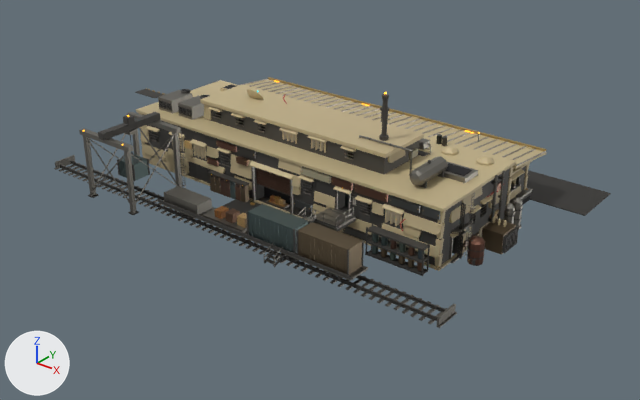
Before and after pictures for a commit that changed the Blender file assets/generated/city_neighborhood/freight_depot/freight_depot.blend.
Both versions are drawn from a 50 mm camera at (60.8, -69.0, 41.1) aimed at (5.9, -0.4, -1.4). The axes (+X, +Y, +Z) are drawn at lower left. The lights are the same throughout. The picture after the commit comes second.

Objects in the first picture: 'freight_depot'.
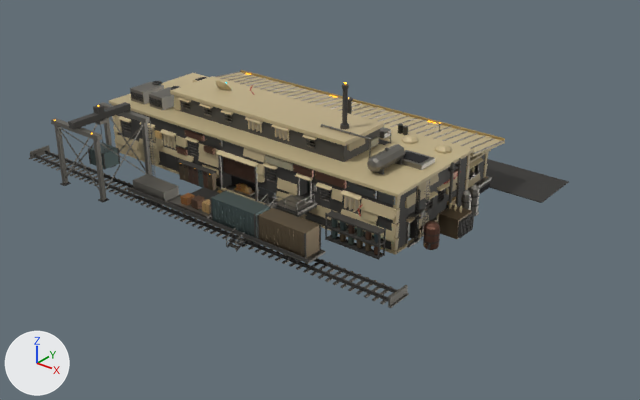
Where the change shows, as pixel boxes [x1, y1, x2, y2] in the pictures (640 x 400 px; the box of a moved part takes in the faces that stretch with it):
'freight_depot', reshaped
    before: [54, 77, 611, 328]
    after: [29, 70, 569, 308]
part 1 of me_freight_depot, moved or reshaped
    before: [498, 168, 510, 220]
    after: [458, 156, 467, 207]
part 2 of me_freight_depot, moved or reshaped
    before: [54, 77, 611, 328]
    after: [29, 70, 569, 308]
part 3 of me_freight_depot, moved or reshaped (not visible afterwards)
    before: [135, 88, 165, 98]

The change in detail:
me_freight_depot is used by ob_freight_depot; location (0.0, 0.0, 0.0).
me_freight_depot had 21922 vertices, 14589 faces and spanned x -31.3..31.3, y -17.8..17.8, z 0.0..13.5.
me_freight_depot now has 21922 vertices, 14589 faces and spans x -26.5..26.5, y -17.8..17.8, z 0.0..13.5.
me_freight_depot part 1: the loose piece of 8 vertices spanning x 17.9..25.3, y 3.6..5.6, z 0.1..6.3 is moved by (-4.8, 0.0, 0.0).
me_freight_depot part 2: 21474 of the vertices in x -21.7..31.3, y -17.8..17.8, z 0.0..13.5 are moved by (-4.8, 0.0, 0.0).
me_freight_depot part 3: 280 of the vertices in x -31.3..-4.9, y 5.6..7.6, z 1.4..1.5 are moved by (15.2, 0.0, 0.0).
Other edits to the shape of me_freight_depot do not show in these pictures.
